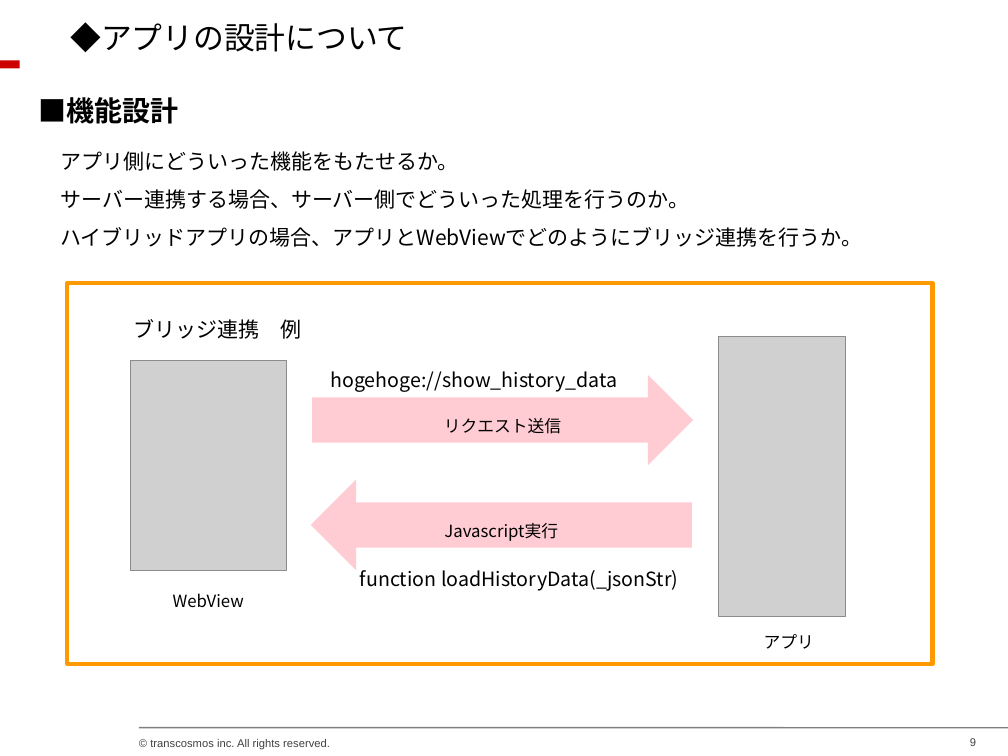
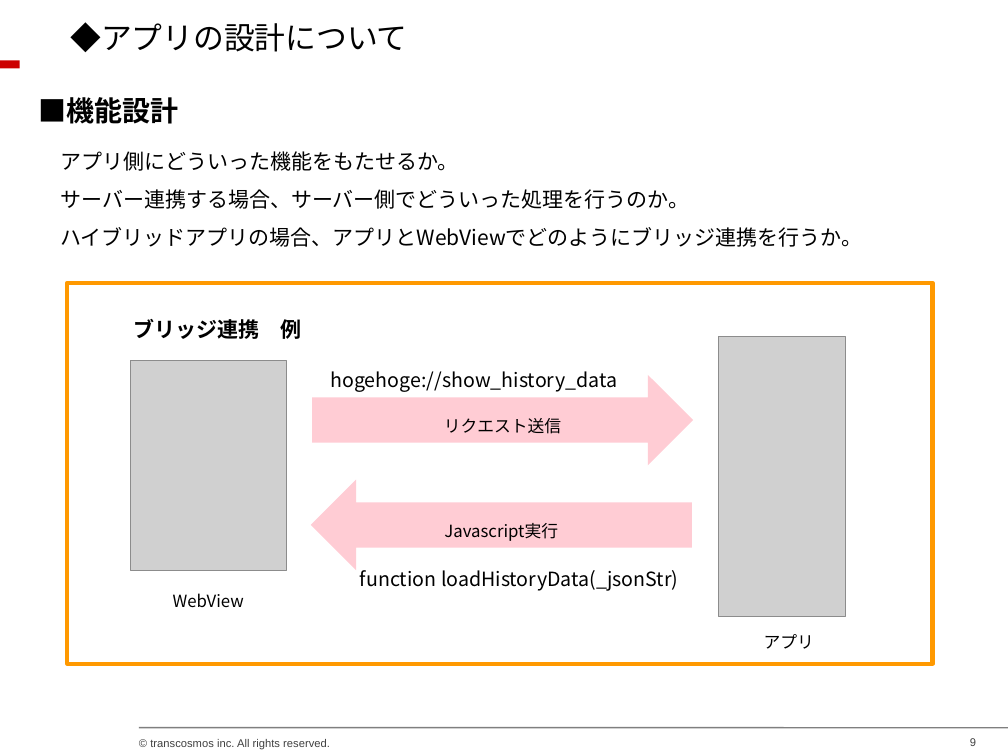
Before and after one commit to chieeeeno/my_common_files, a slide deck: slide 9 of docs/クリエイター勉強会資料/アプリ編/20150122_クリエイターチーム勉強会（アプリ編）.ppt. Drawn at 1008x756 pixels with LibreOffice and Linux fonts; fonts in the diff are those of the drawing; grey boxes stand for pictures; background and template pictures are left out. Boxes give left, top, right and bottom in pixels: in the first picture for what was removed or moved away, otherwise in the second. Text is boxed around its words. In the diff, an @@ line names an element or a change of style, - is before the commit and + after.

```diff
--- a/docs/クリエイター勉強会資料/アプリ編/20150122_クリエイターチーム勉強会（アプリ編）.ppt
+++ b/docs/クリエイター勉強会資料/アプリ編/20150122_クリエイターチーム勉強会（アプリ編）.ppt
@@ text "ブリッジ連携 例" at <box>134,319,302,339</box>: bold on @@
```
Also in this commit, not shown: 2 slides added.
